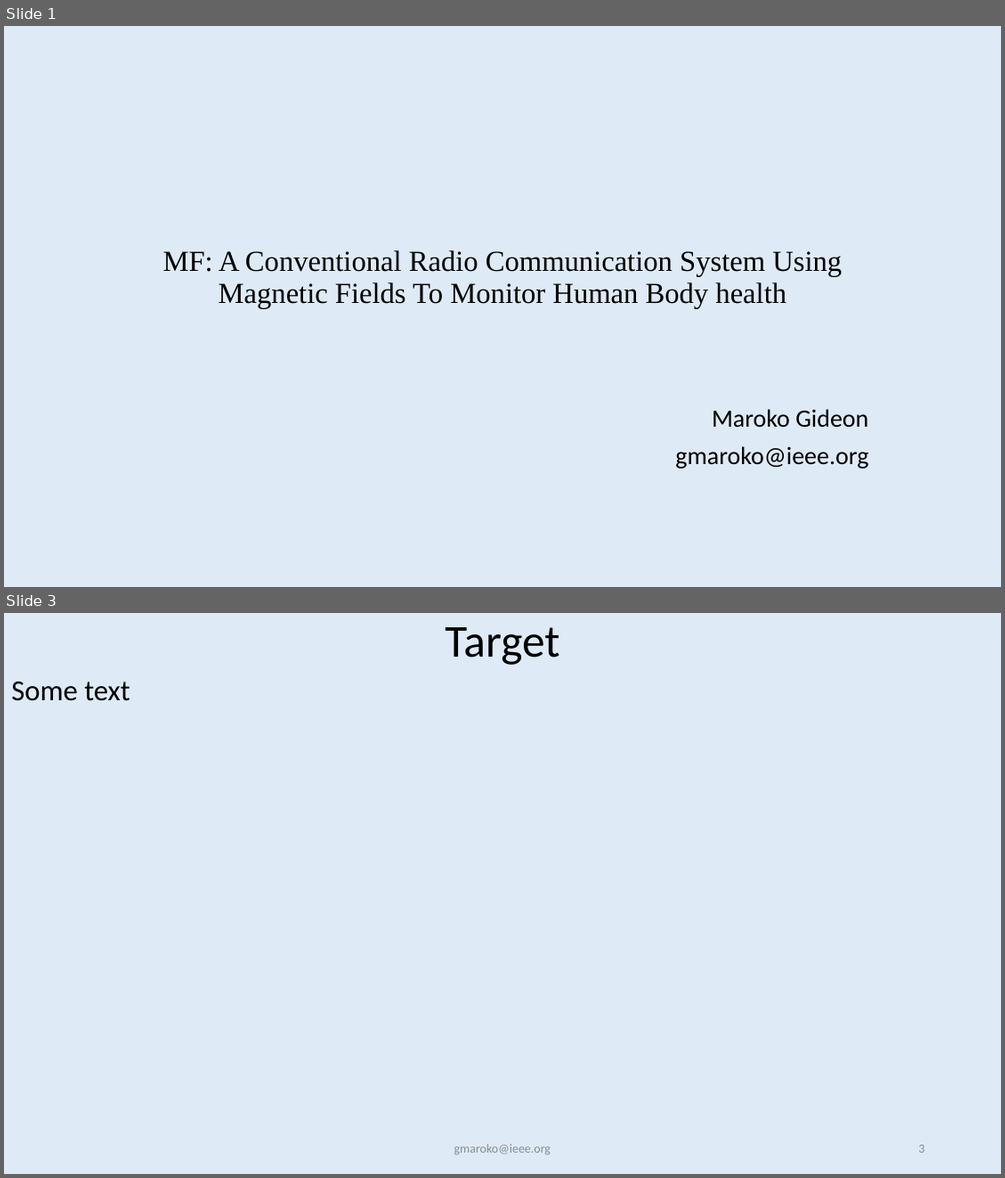
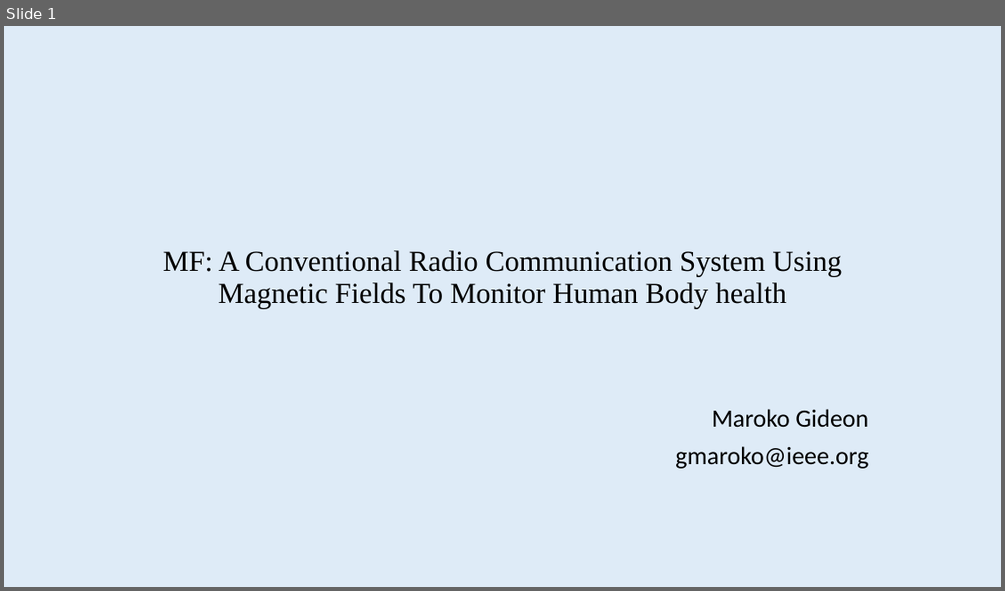
Before and after one commit to gmaroko/IEEE-Kenya-Section-Symposium-2018, a slide deck: MF.pptx. Shown one above the other, each under a label of ours: slides 1 and 3 before the commit, slide 1 after it; the slides between them are not shown. The pictures are 1005x1178 and 1005x591 pixels, drawn with LibreOffice and Linux fonts; fonts in the diff are those of the drawing. Boxes give left, top, right and bottom in pixels: in the first picture for what was removed or moved away, otherwise in the second. Text is boxed around its words. In the diff, an @@ line names an element or a change of style, - is before the commit and + after.

Commit message:
Slide edit - long term targets

```diff
--- a/MF.pptx
+++ b/MF.pptx
@@ slide 3 removed at (4,613,1001,1174), background #DEEBF7 @@
@@ title removed at (445,627,559,665) @@
-Target
@@ text removed at (11,681,129,701) @@
-Some text
@@ text removed at (454,1143,550,1155) @@
-gmaroko@ieee.org
@@ page number removed at (918,1144,924,1152) @@
-3
```
Also in this commit, not shown: 2 slides changed.
